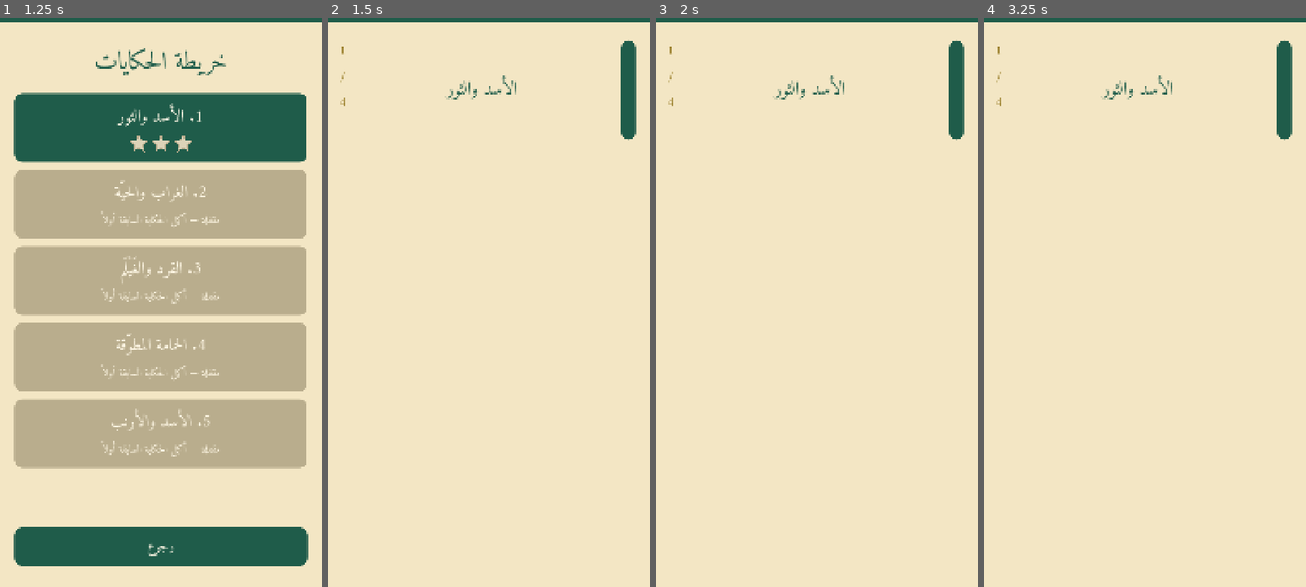
Above: before the commit, frames 1-4 (left to right).
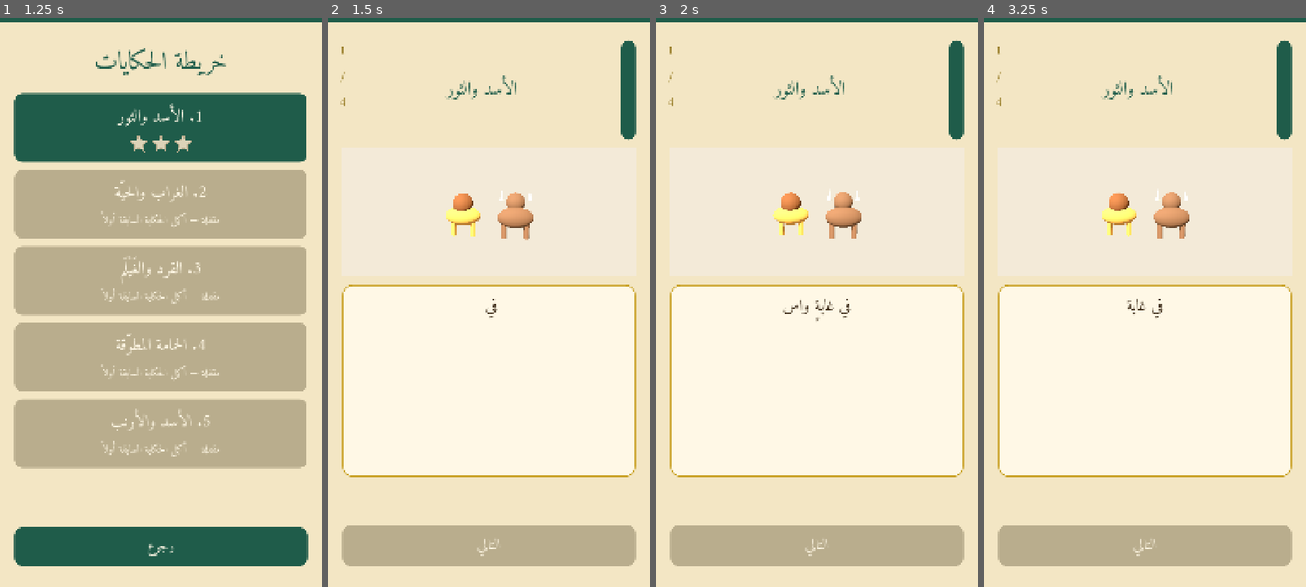
Above: after the commit, the same moments.

Repository: bdssmdkacem-dot/Kalila-Dimna
Game: Godot game, scene res://scenes/main_menu.tscn
Two runs of this game, one before a commit and one after it. Both use one fixed random seed, a clock stepped at 60 frames per second and the inputs below.
Inputs (mouse positions are in pixels of both pictures, inside the frame that each line leads up to):
- Up to frame 1 (1.25 s): click "ابدأ الحكايات" at 0.5 s
- Up to frame 2 (1.5 s): click (489, 126) at 1.25 s
- Up to frame 3 (2 s): no input
- Up to frame 4 (3.25 s): click "رجوع" at 2 s; click (1145, 126) at 2.75 s

Frame 1 is identical in both runs. In frame 2, 39% of the frame differs, in the area x 4-96%, y 30-97%; in frame 3, 38%; in frame 4, 38%.
Error before the commit: Parse Error: Cannot infer the type of "names" variable because the value doesn't have a set type. (res://ui/animal_stage.gd:177)

Commit message:
fix(3d): type animation list explicitly for Godot 4.3

Diff:
--- a/ui/animal_stage.gd
+++ b/ui/animal_stage.gd
@@ -174,7 +174,7 @@
 func _start_first_animation(root: Node) -> void:
     for child in root.get_children():
         if child is AnimationPlayer:
-            var names := child.get_animation_list()
+            var names: PackedStringArray = child.get_animation_list()
             for animation_name in names:
                 if animation_name != "RESET":
                     child.play(animation_name)
